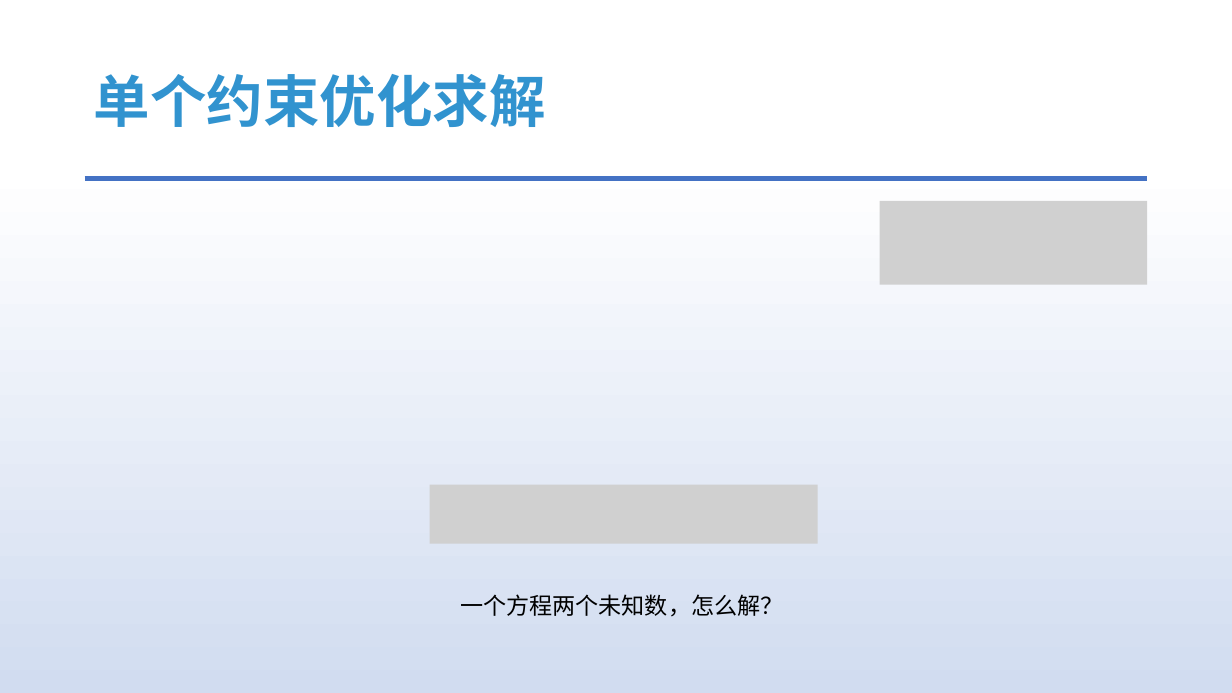
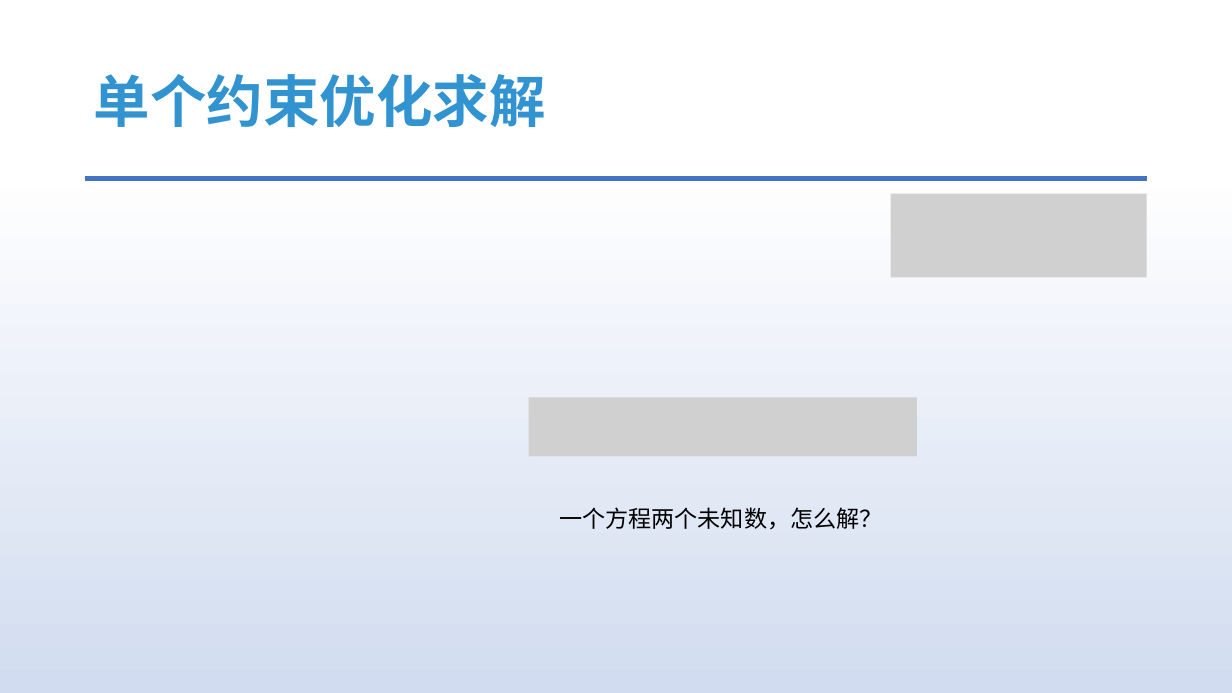
Before and after one commit to answerear/UnityFluid, a slide deck: slide 18 of doc/正式版/基于物理的交互式流体模拟介绍.pptx. Drawn at 1232x693 pixels with LibreOffice and Linux fonts; fonts in the diff are those of the drawing; grey boxes stand for pictures. Boxes give left, top, right and bottom in pixels: in the first picture for what was removed or moved away, otherwise in the second. Text is boxed around its words. In the diff, an @@ line names an element or a change of style, - is before the commit and + after.

```diff
--- a/doc/正式版/基于物理的交互式流体模拟介绍.pptx
+++ b/doc/正式版/基于物理的交互式流体模拟介绍.pptx
@@ picture: place and size @@
-picture at [880, 201, 1148, 286]
+picture at [891, 194, 1147, 278]
@@ picture added at [529, 397, 917, 457] @@
@@ picture removed at [430, 485, 818, 544] @@
@@ text "一个方程两个未知数，怎么解？": place and size @@
-text "一个方程两个未知数，怎么解？" at [460, 594, 783, 617]
+text "一个方程两个未知数，怎么解？" at [559, 507, 882, 530]
```
Also in this commit, not shown: 13 other slides changed.
